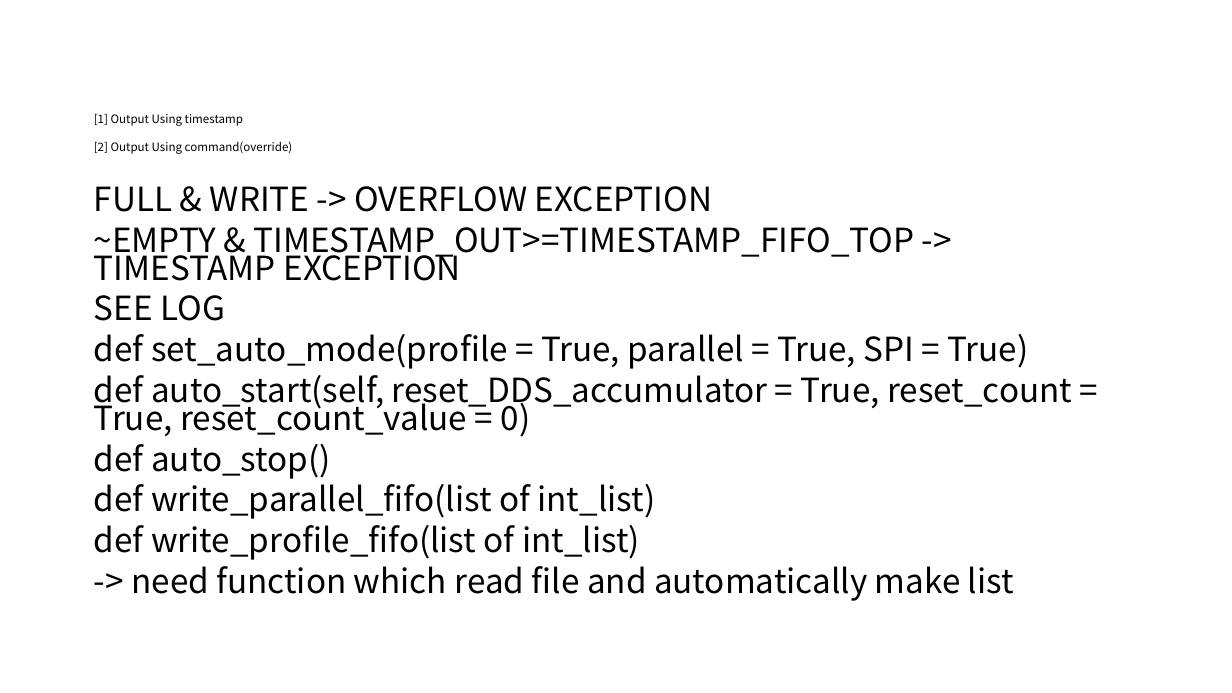
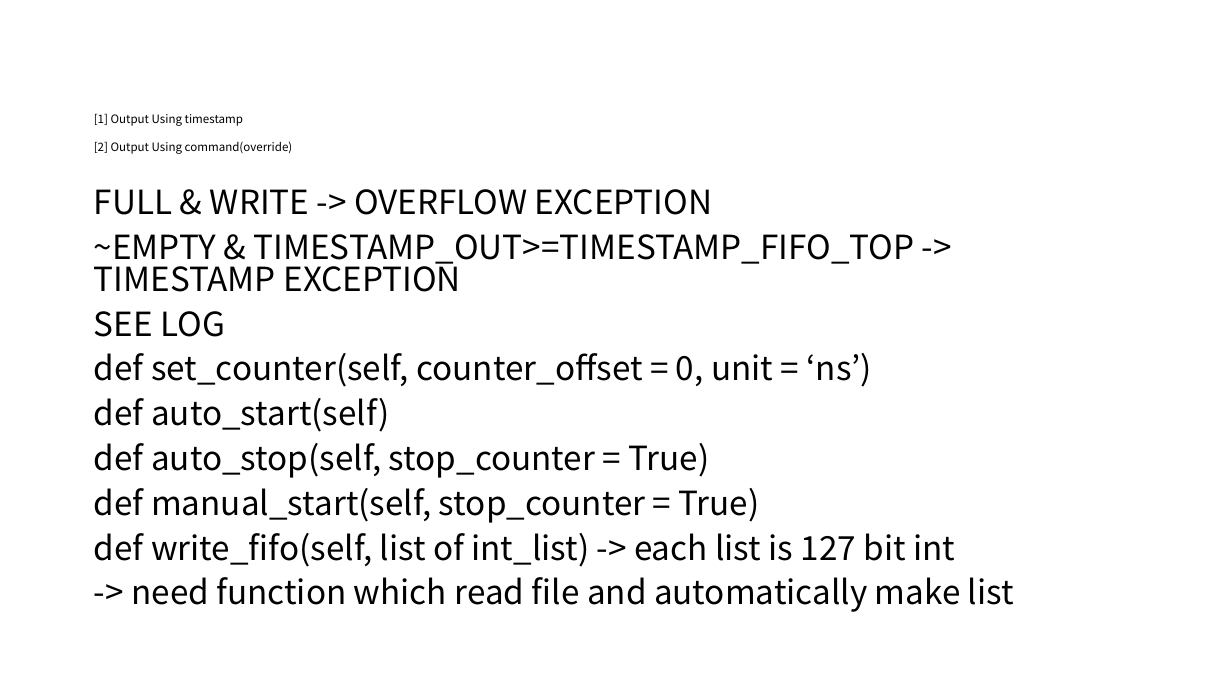
Before and after one commit to snu-quiqcl/AD9910, a slide deck: slide 49 of AD9912_MODULE.pptx. Drawn at 1232x693 pixels with LibreOffice and Linux fonts; fonts in the diff are those of the drawing. Boxes give left, top, right and bottom in pixels: in the first picture for what was removed or moved away, otherwise in the second. Text is boxed around its words. In the diff, an @@ line names an element or a change of style, - is before the commit and + after.

Commit message:
AD9910 function is considered

```diff
--- a/AD9912_MODULE.pptx
+++ b/AD9912_MODULE.pptx
@@ text at <box>94,189,1014,612</box>: line spacing 0.7 to 0.8 @@
@@ text at <box>94,353,955,567</box>: text changed @@
-def set_auto_mode(profile = True, parallel = True, SPI = True)
-def auto_start(self, reset_DDS_accumulator = True, reset_count = True, reset_count_value = 0)
-def auto_stop()
-def write_parallel_fifo(list of int_list)
-def write_profile_fifo(list of int_list)
+def set_counter(self, counter_offset = 0, unit = ‘ns’)
+def auto_start(self)
+def auto_stop(self, stop_counter = True)
+def manual_start(self, stop_counter = True)
+def write_fifo(self, list of int_list) -> each list is 127 bit int
```
Also in this commit, not shown: 1 slide added.
